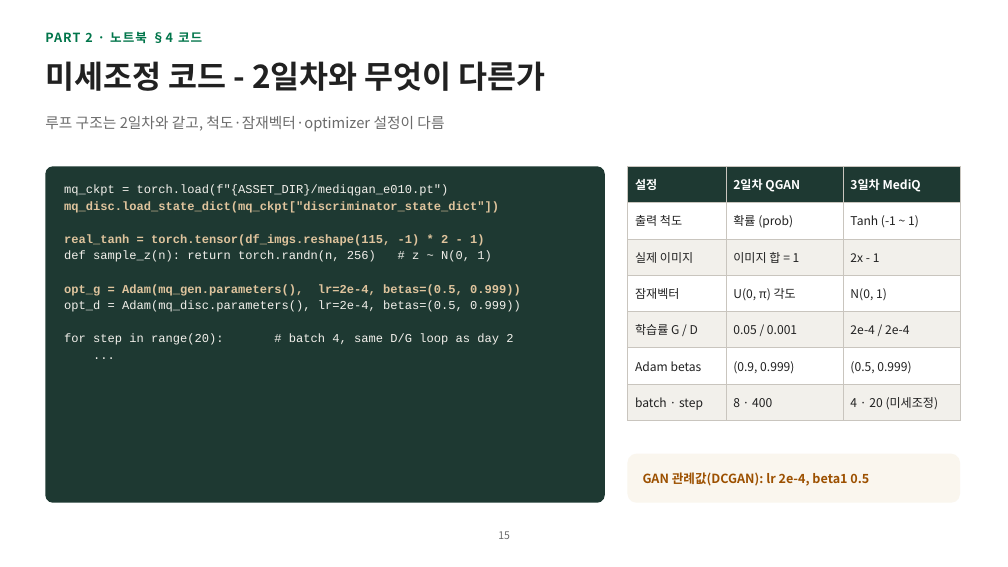
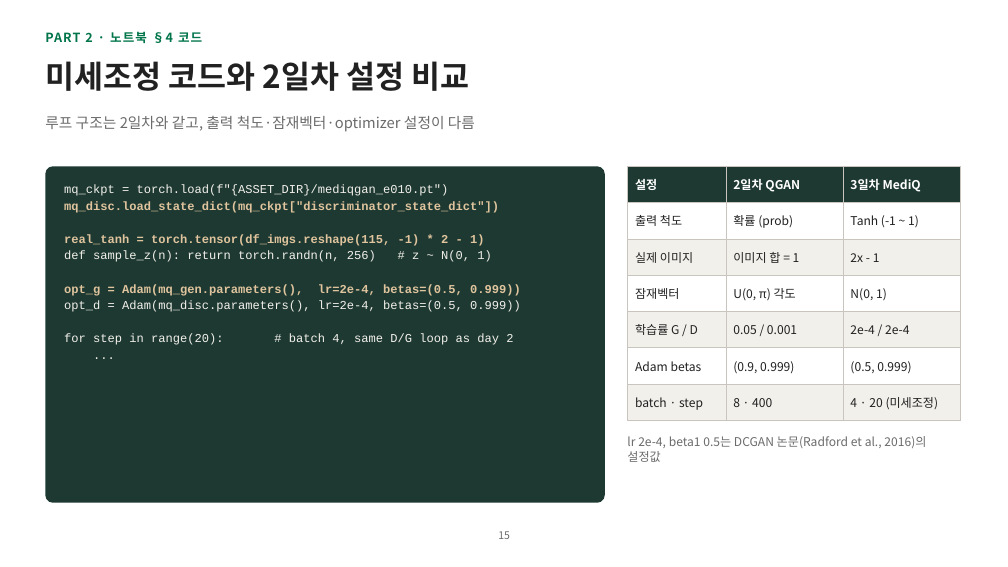
Before and after one commit to hyunhp/skin_disease_qml, a slide deck: slide 15 of practice/day3_slides/day3_practice_slides.pptx. Drawn at 1008x567 pixels with LibreOffice and Linux fonts; fonts in the diff are those of the drawing. Boxes give left, top, right and bottom in pixels: in the first picture for what was removed or moved away, otherwise in the second. Text is boxed around its words. In the diff, an @@ line names an element or a change of style, - is before the commit and + after.

```diff
--- a/practice/day3_slides/day3_practice_slides.pptx
+++ b/practice/day3_slides/day3_practice_slides.pptx
@@ title at [45, 61, 469, 91]: text changed @@
-미세조정 코드 - 2일차와 무엇이 다른가
+미세조정 코드와 2일차 설정 비교
@@ text at [45, 116, 475, 132]: text changed @@
-루프 구조는 2일차와 같고, 척도·잠재벡터·optimizer 설정이 다름
+루프 구조는 2일차와 같고, 출력 척도·잠재벡터·optimizer 설정이 다름
@@ text at [627, 436, 926, 462]: text changed; size 12 to 11.5 pt; text colour #9C5000 to #6B6B6B; bold off @@
-GAN 관례값(DCGAN): lr 2e-4, beta1 0.5
+lr 2e-4, beta1 0.5는 DCGAN 논문(Radford et al., 2016)의 설정값
@@ text "lr 2e-4, beta1 0.5는 DCGAN ..." at [627, 436, 926, 462]: vertical alignment middle to top @@
@@ rounded rectangle removed at [628, 454, 960, 503] @@
```
Also in this commit, not shown: 20 other slides changed, 3 other files.
